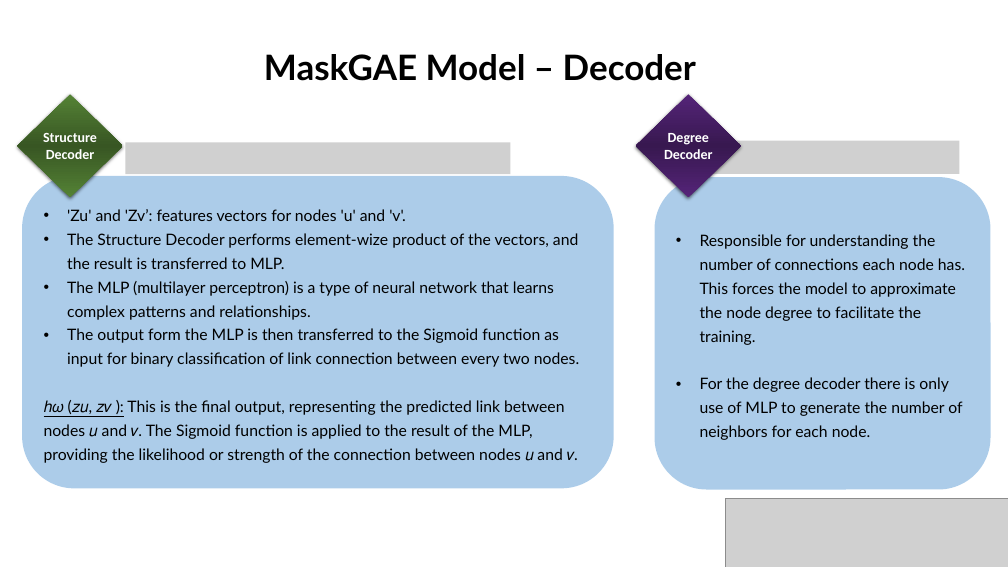
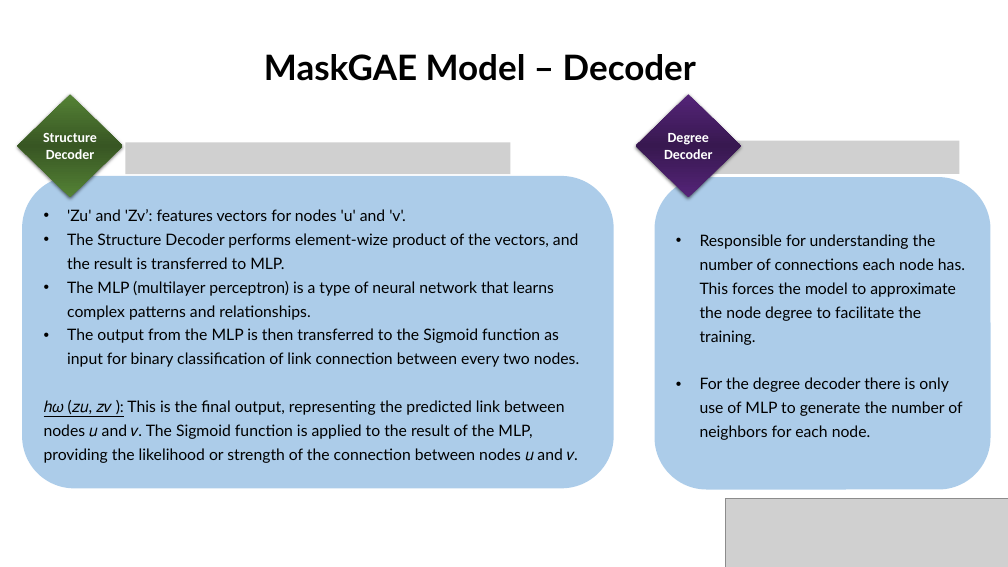
Before and after one commit to gilseg10/BraudeProject, a slide deck: slide 14 of Graph reconstruction with MaskGAE_.pptx (slide 13 before the commit). Drawn at 1008x567 pixels with LibreOffice and Linux fonts; fonts in the diff are those of the drawing; grey boxes stand for pictures; background and template pictures are left out. Boxes give left, top, right and bottom in pixels: in the first picture for what was removed or moved away, otherwise in the second. Text is boxed around its words. In the diff, an @@ line names an element or a change of style, - is before the commit and + after.

```diff
--- a/Graph reconstruction with MaskGAE_.pptx
+++ b/Graph reconstruction with MaskGAE_.pptx
@@ text in rounded rectangle at [67,328,579,367]: text changed @@
-• The output form the MLP is then transferred to the Sigmoid function as input for binary classification of link connection between every two nodes.
+• The output from the MLP is then transferred to the Sigmoid function as input for binary classification of link connection between every two nodes.
```
Also in this commit, not shown: 13 other slides changed, 1 slide added, 1 other file.
